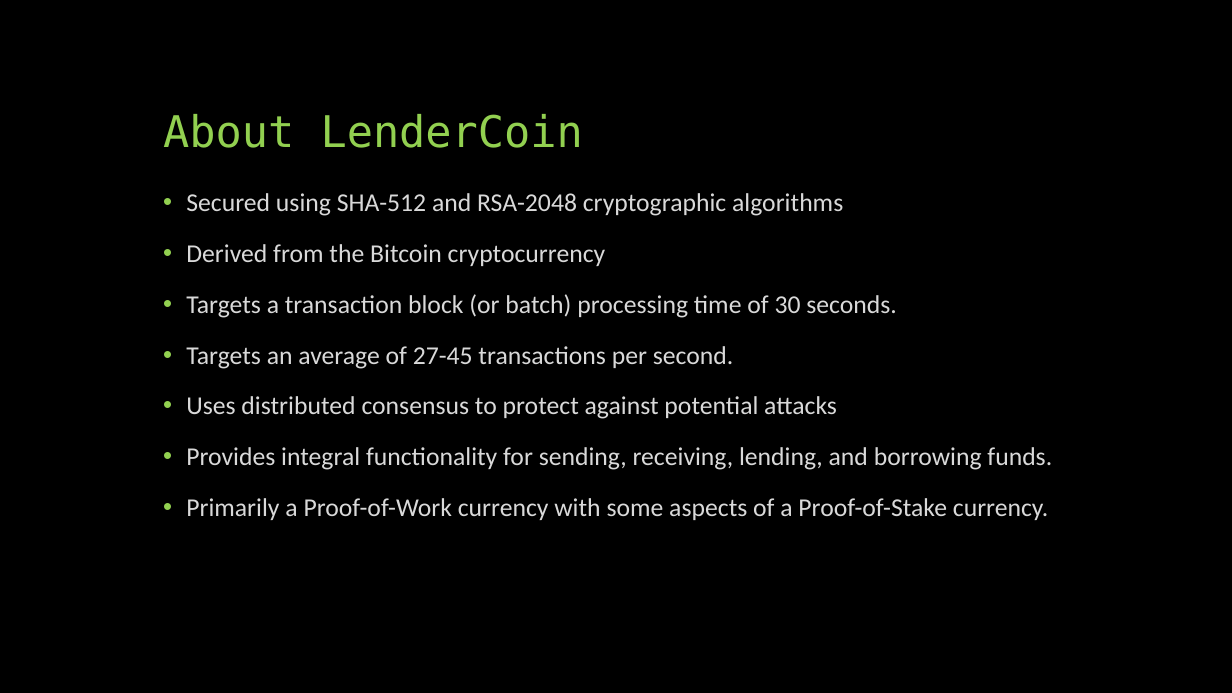
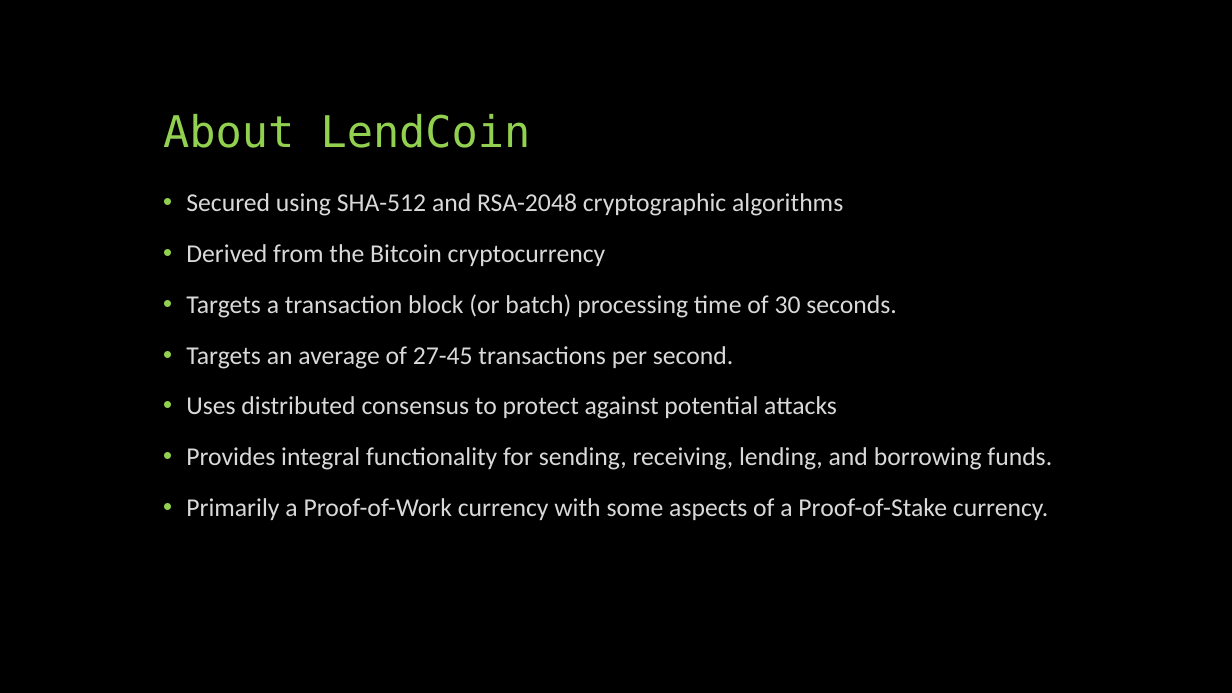
Before and after one commit to cowboy63/LendCoin, a slide deck: slide 4 of LendCoin.pptx. Drawn at 1232x693 pixels with LibreOffice and Linux fonts; fonts in the diff are those of the drawing. Boxes give left, top, right and bottom in pixels: in the first picture for what was removed or moved away, otherwise in the second. Text is boxed around its words. In the diff, an @@ line names an element or a change of style, - is before the commit and + after.

```diff
--- a/LendCoin.pptx
+++ b/LendCoin.pptx
@@ title at [163, 114, 531, 148]: text changed @@
-About LenderCoin
+About LendCoin
```
Also in this commit, not shown: 3 other slides changed.
